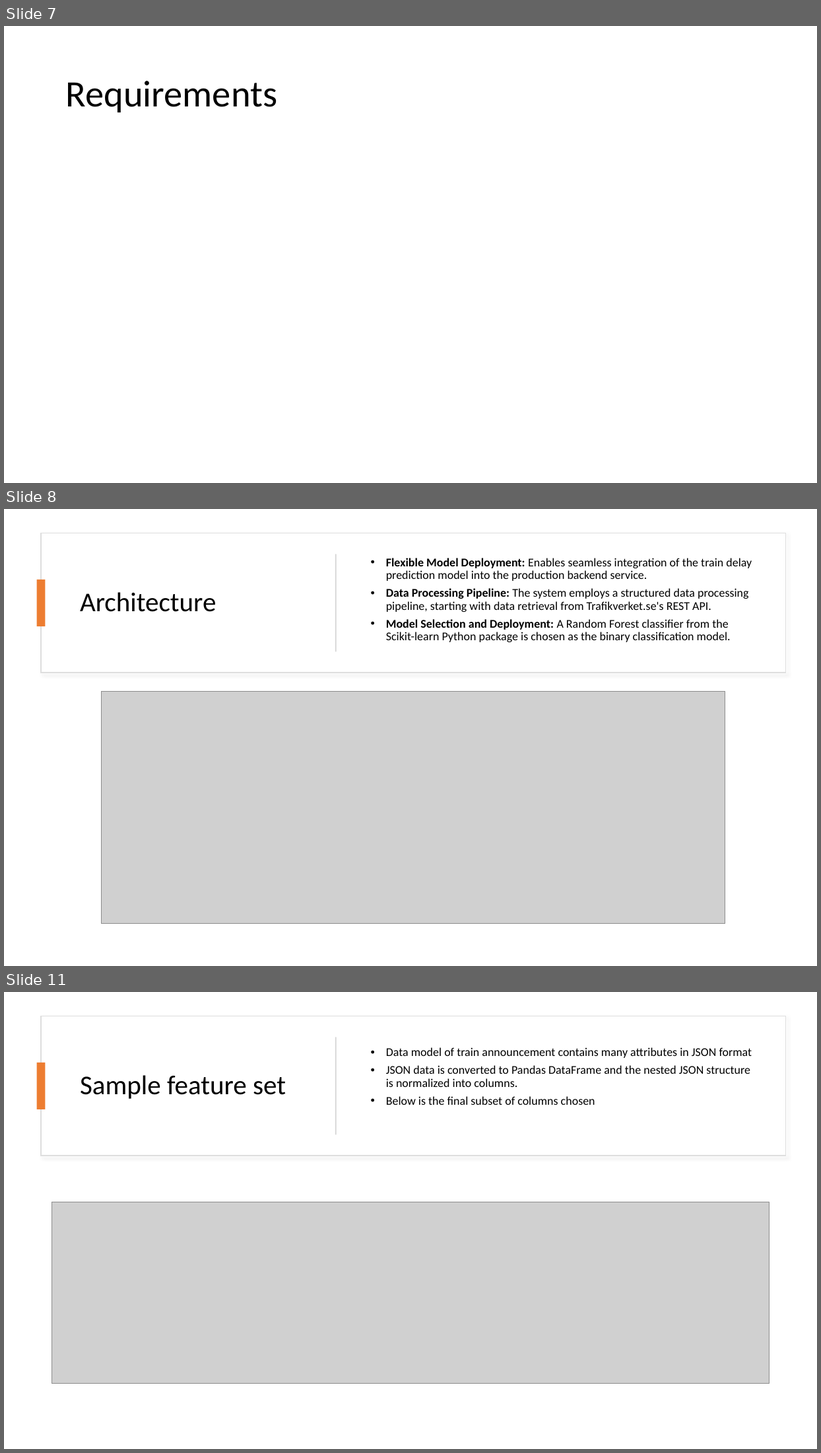
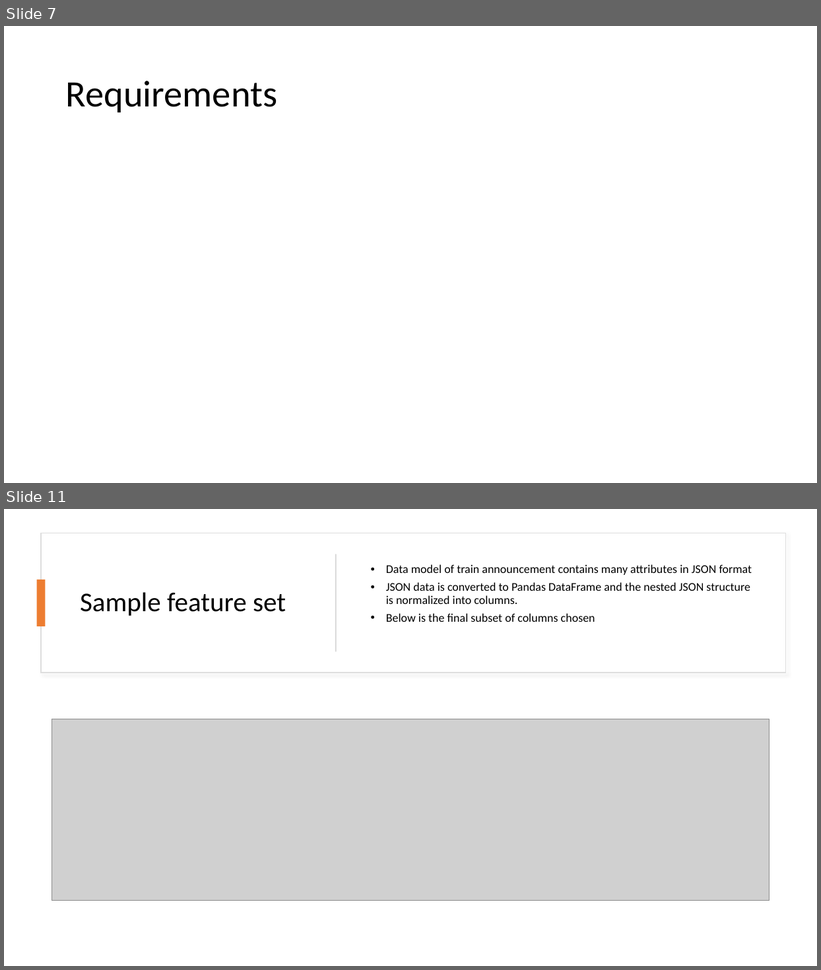
Before and after one commit to ziaulchowdhury/train-delay-prediction-system, a slide deck: documentation/ML_Project.pptx. Shown one above the other, each under a label of ours: slides 7, 8 and 11 before the commit, slides 7 and 11 after it; the slides between them are not shown. The pictures are 821x1453 and 821x970 pixels, drawn with LibreOffice and Linux fonts; fonts in the diff are those of the drawing; grey boxes stand for pictures. Boxes give left, top, right and bottom in pixels: in the first picture for what was removed or moved away, otherwise in the second. Text is boxed around its words. In the diff, an @@ line names an element or a change of style, - is before the commit and + after.

```diff
--- a/documentation/ML_Project.pptx
+++ b/documentation/ML_Project.pptx
@@ slide 8 removed at [4,509,817,966], background #FFFFFF @@
@@ rectangle removed at [41,533,786,673] @@
@@ rectangle removed at [335,554,337,652] @@
@@ text removed at [386,558,752,642] @@
-• Flexible Model Deployment: Enables seamless integration of the train delay prediction model into the production backend service.
-• Data Processing Pipeline: The system employs a structured data processing pipeline, starting with data retrieval from Trafikverket.se's REST API.
-• Model Selection and Deployment: A Random Forest classifier from the Scikit-learn Python package is chosen as the binary classification model.
@@ rectangle removed at [37,580,46,626] @@
@@ title removed at [80,592,216,612] @@
-Architecture
@@ picture removed at [102,691,725,923] @@
```
Also in this commit, not shown: 3 slides changed, 6 slides added, 5 other slides removed.
